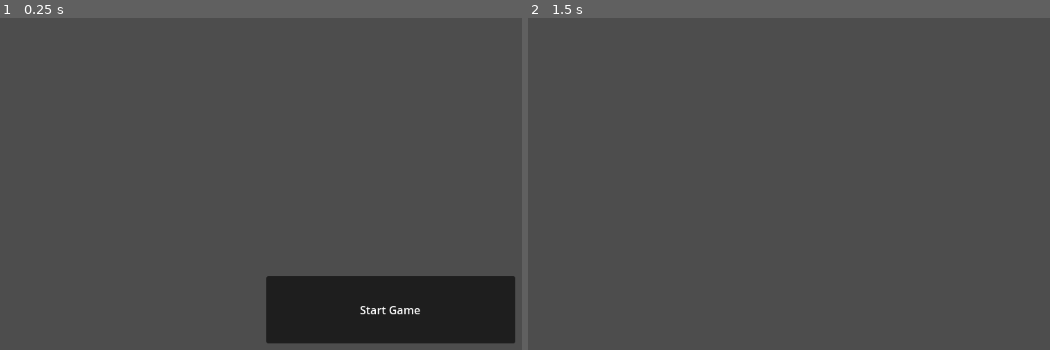
Above: before the commit, frames 1-2 (left to right).
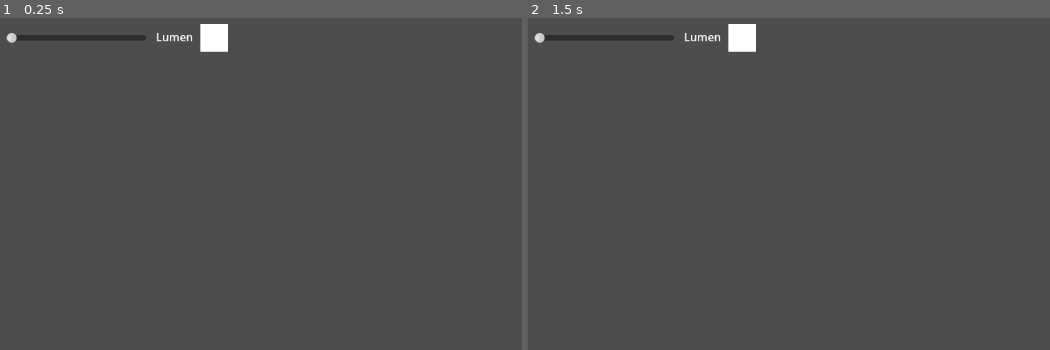
Above: after the commit, the same moments.

Repository: jus2tomate83/Godot2DGame
Game: Godot game, scene res://UI/Start/Start.tscn
Two runs of this game, one before a commit and one after it. Both use one fixed random seed, a clock stepped at 60 frames per second and the inputs below.
Inputs (mouse positions are in pixels of both pictures, inside the frame that each line leads up to):
- Up to frame 1 (0.25 s): no input
- Up to frame 2 (1.5 s): click (919, 310) at 0.5 s, where only the run before the commit has a clickable "Start Game"; tap Enter at 1.25 s; hold D (droite) from 1.28 s (still down)

The runs differ from the first frame. In frame 1, 11% of the frame differs, in the area x 1-99%, y 1-98%; in frame 2, 1.0%.

Commit message:
debut option menue

Diff:
--- a/Mob/Pnj/PnjPathFollow/CharacterFollower2D.gd
+++ b/Mob/Pnj/PnjPathFollow/CharacterFollower2D.gd
@@ -2,11 +2,10 @@
 var velocity = Vector2.ZERO
 @export var runSpeed = 300
 var last_position
-var tel_pos_start
-var tel_pos_start_pos
+
 # Called when the node enters the scene tree for the first time.
 func _ready():
-	tel_pos_start = get_node(".")
+	pass
 
 # Called every frame. 'delta' is the elapsed time since the previous frame.
 func _process(delta):
@@ -14,12 +13,8 @@
 	set_progress(get_progress() + runSpeed*delta)
 	if position[0] < last_position:
 		$Pnj/AnimatedSprite2D.flip_h = true
-		$Pnj/AnimatedSprite2D/Telephone.position = Vector2(-6,2.5)
-
-
 	if position[0] > last_position:
 		$Pnj/AnimatedSprite2D.flip_h = false
-		$Pnj/AnimatedSprite2D/Telephone.position = Vector2(tel_pos_start)
 	if progress_ratio == 1:
 		while progress_ratio != 0:
 				set_progress(get_progress() - runSpeed*delta)
--- a/Mob/Pnj/PnjPathFollow/Pnj_PathFollow.tscn
+++ b/Mob/Pnj/PnjPathFollow/Pnj_PathFollow.tscn
@@ -6,9 +6,9 @@
 [sub_resource type="Curve2D" id="Curve2D_2es0i"]
 bake_interval = 0.01
 _data = {
-"points": PackedVector2Array(0, 0, 0, 0, 199, 233, 0, 0, 0, 0, 416, 289, 0, 0, 0, 0, 415, 286, 0, 0, 0, 0, 197, 230, 0, 0, 0, 0, 508, 301, 0, 0, 0, 0, 657, 291, 0, 0, 0, 0, 418, 285)
+"points": PackedVector2Array(0, 0, 0, 0, 202, 232, 0, 0, 0, 0, 934, 225, 0, 0, 0, 0, 203, 231)
 }
-point_count = 7
+point_count = 3
 
 [node name="Pnj" type="Node2D"]
 
@@ -18,7 +18,7 @@
 
 [node name="CharacterFollower2D" type="PathFollow2D" parent="Path2D"]
 texture_filter = 1
-position = Vector2(281.167, 254.204)
+position = Vector2(286.855, 231.189)
 progress = 84.8594
 rotates = false
 loop = false
--- a/Mob/Pnj/PnjSprite/Pnj.tscn
+++ b/Mob/Pnj/PnjSprite/Pnj.tscn
@@ -50,7 +50,7 @@
 scale = Vector2(1.63, 1.63)
 sprite_frames = SubResource("SpriteFrames_dxvot")
 animation = &"Droite"
-frame_progress = 0.721987
+frame_progress = 0.273071
 
 [node name="CollisionShape2D" type="CollisionShape2D" parent="."]
 position = Vector2(0, 7)
--- a/Monde/Pnj/PnjMonde.tscn
+++ b/Monde/Pnj/PnjMonde.tscn
@@ -1,3 +1,7 @@
-[gd_scene format=3 uid="uid://qoejkjew43r4"]
+[gd_scene load_steps=2 format=3 uid="uid://qoejkjew43r4"]
+
+[ext_resource type="PackedScene" uid="uid://bcgeppttxne2n" path="res://Mob/Pnj/PnjPathFollow/Pnj_PathFollow.tscn" id="3_t2u38"]
 
 [node name="Node2D" type="Node2D"]
+
+[node name="Pnj" parent="." instance=ExtResource("3_t2u38")]
--- /dev/null
+++ b/UI/Option Menue/Option.tscn
@@ -0,0 +1,33 @@
+[gd_scene format=3 uid="uid://bv5yd02c1bne5"]
+
+[node name="Option" type="Control"]
+z_index = -1
+layout_mode = 3
+anchors_preset = 15
+anchor_right = 1.0
+anchor_bottom = 1.0
+grow_horizontal = 2
+grow_vertical = 2
+
+[node name="Lumen" type="HSlider" parent="."]
+layout_mode = 0
+offset_left = 31.0
+offset_top = 78.0
+offset_right = 233.0
+offset_bottom = 109.0
+
+[node name="RichTextLabel" type="RichTextLabel" parent="Lumen"]
+layout_mode = 0
+offset_left = 216.0
+offset_top = 2.0
+offset_right = 290.0
+offset_bottom = 42.0
+text = "Lumen
+"
+
+[node name="ColorRect" type="ColorRect" parent="Lumen"]
+layout_mode = 0
+offset_left = 280.0
+offset_top = -5.0
+offset_right = 320.0
+offset_bottom = 35.0
--- a/UI/Start/Button.gd
+++ b/UI/Start/Button.gd
@@ -9,6 +9,4 @@
 
 
 func _on_pressed():
-	print("Start ...")
-	get_tree().change_scene_to_file("res://Monde/Pnj/PnjMonde.tscn")
-	print("Start LAUNCHED")
+	get_tree().change_scene_to_file("res://UI/Option Menue/Start_Menue.tscn")
--- a/UI/Start/Start.tscn
+++ b/UI/Start/Start.tscn
@@ -1,6 +1,7 @@
-[gd_scene load_steps=2 format=3 uid="uid://coksnyp135xi3"]
+[gd_scene load_steps=3 format=3 uid="uid://coksnyp135xi3"]
 
 [ext_resource type="Script" path="res://UI/Start/Button.gd" id="1_ov5oc"]
+[ext_resource type="PackedScene" uid="uid://bv5yd02c1bne5" path="res://UI/Option Menue/Option.tscn" id="2_byud3"]
 
 [node name="Start" type="Control"]
 layout_mode = 3
@@ -11,6 +12,7 @@
 grow_vertical = 2
 
 [node name="Button" type="Button" parent="."]
+visible = false
 texture_filter = 1
 layout_mode = 0
 offset_left = 407.0
@@ -23,4 +25,11 @@
 clip_text = true
 script = ExtResource("1_ov5oc")
 
+[node name="Option" parent="." instance=ExtResource("2_byud3")]
+layout_mode = 1
+offset_left = 1.0
+offset_top = 2.0
+offset_right = 27.0
+offset_bottom = -2.0
+
 [connection signal="pressed" from="Button" to="Button" method="_on_pressed"]
